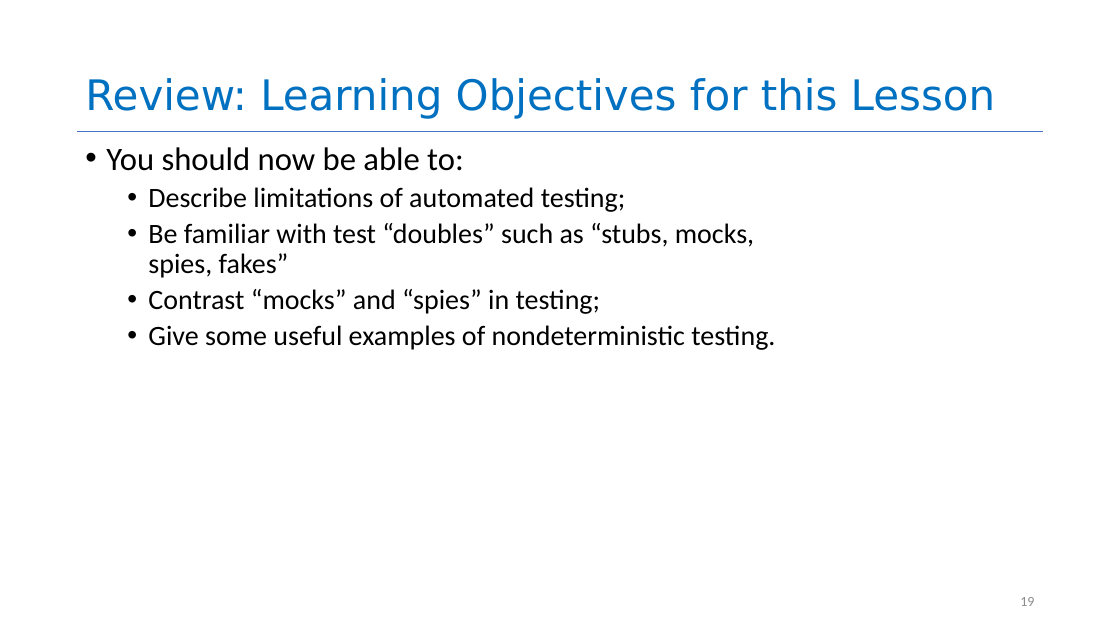
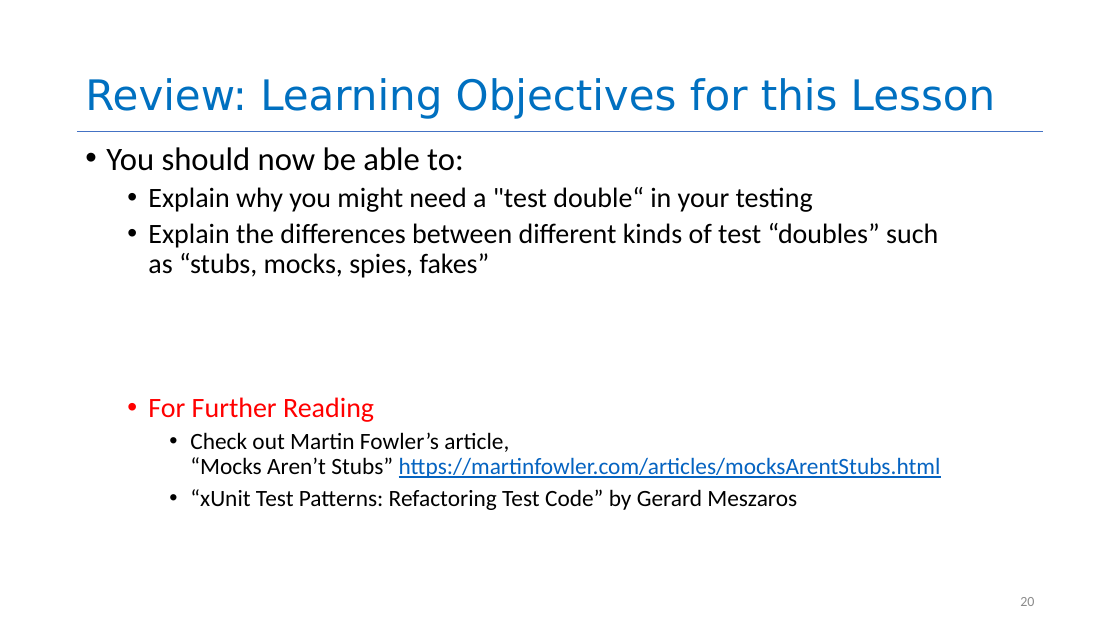
Before and after one commit to neu-se/CS4530-Spring-2022, a slide deck: slide 20 of Slides/Lesson 5.3 Testing Systems.pptx (slide 19 before the commit). Drawn at 1120x630 pixels with LibreOffice and Linux fonts; fonts in the diff are those of the drawing. Boxes give left, top, right and bottom in pixels: in the first picture for what was removed or moved away, otherwise in the second. Text is boxed around its words. In the diff, an @@ line names an element or a change of style, - is before the commit and + after.

```diff
--- a/Slides/Lesson 5.3 Testing Systems.pptx
+++ b/Slides/Lesson 5.3 Testing Systems.pptx
@@ text at bbox=[148, 187, 941, 510]: text changed; size 24 to 20 pt @@
-  • Describe limitations of automated testing;
-  • Be familiar with test “doubles” such as “stubs, mocks, spies, fakes”
-  • Contrast “mocks” and “spies” in testing;
-  • Give some useful examples of nondeterministic testing.
+  • Explain why you might need a "test double“ in your testing
+  • Explain the differences between different kinds of test “doubles” such as “stubs, mocks, spies, fakes”
+  • For Further Reading
+    • Check out Martin Fowler’s article,
+      “Mocks Aren’t Stubs” https://martinfowler.com/articles/mocksArentStubs.html
+    • “xUnit Test Patterns: Refactoring Test Code” by Gerard Meszaros
@@ page number at bbox=[1020, 597, 1034, 606]: text changed @@
-19
+20
```
Also in this commit, not shown: 11 other slides changed, 4 slides added, 3 slides removed, 1 other file.
